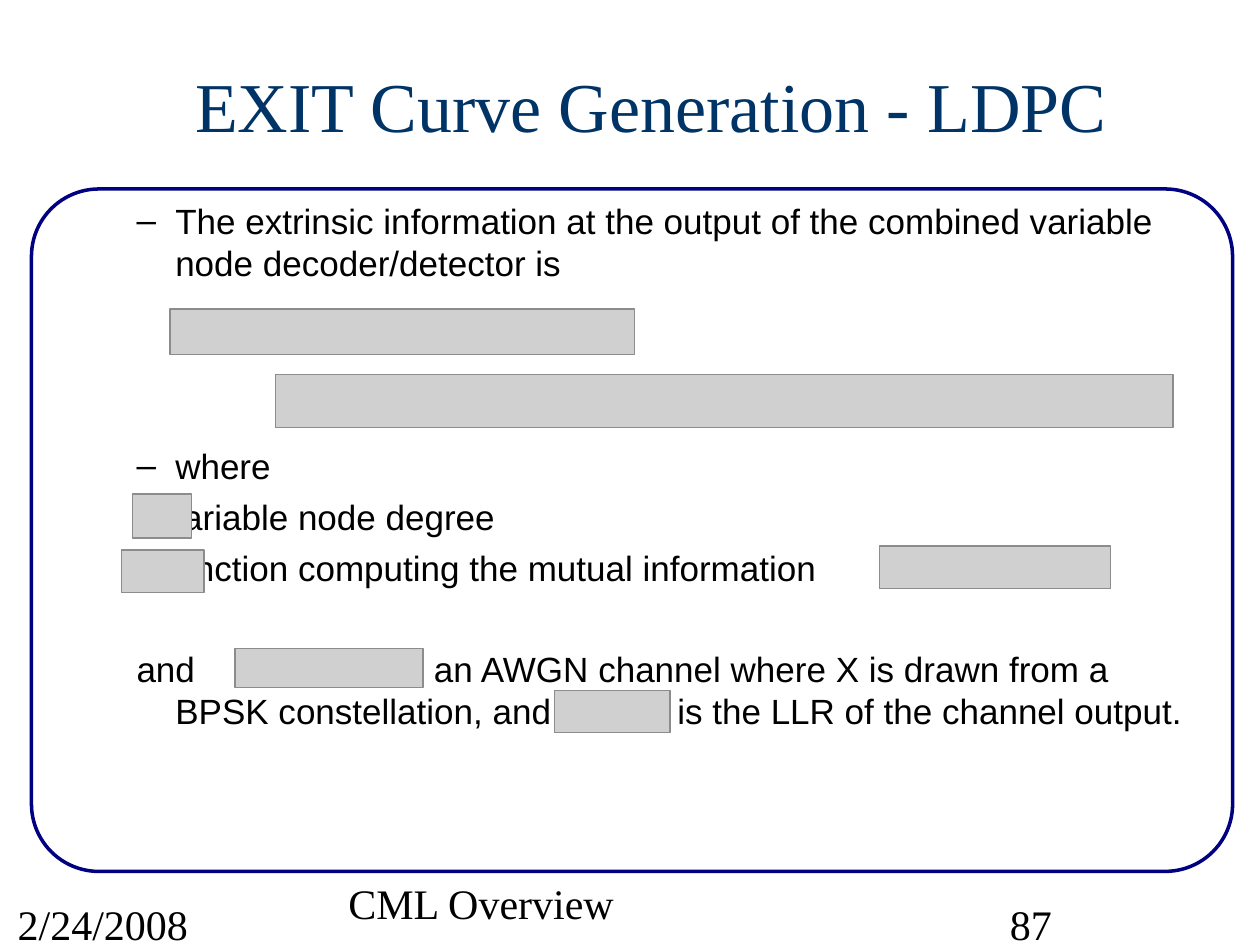
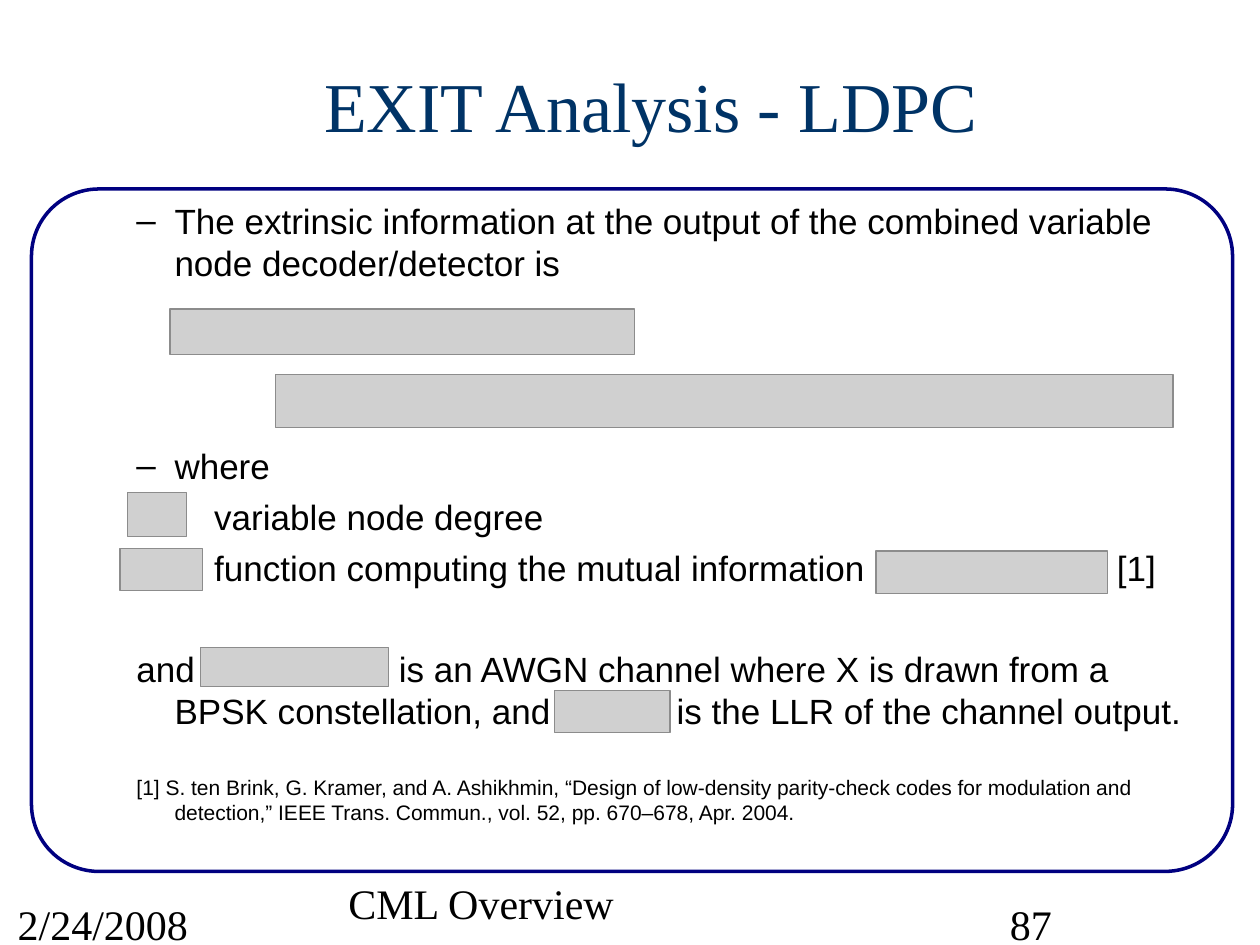
Before and after one commit to wvu-wcrl/PCS, a slide deck: slide 87 of pcs/projects/cml/doc/src/CMLoverview.ppt. Drawn at 1260x945 pixels with LibreOffice and Linux fonts; fonts in the diff are those of the drawing; grey boxes stand for pictures. Boxes give left, top, right and bottom in pixels: in the first picture for what was removed or moved away, otherwise in the second. Text is boxed around its words. In the diff, an @@ line names an element or a change of style, - is before the commit and + after.

Commit message:
Added EXIT tutorial to CML overview slides.

```diff
--- a/pcs/projects/cml/doc/src/CMLoverview.ppt
+++ b/pcs/projects/cml/doc/src/CMLoverview.ppt
@@ title at box(324, 83, 977, 146): text changed @@
-EXIT Curve Generation - LDPC
+EXIT Analysis - LDPC
@@ text at box(136, 208, 1181, 731): indent changed @@
@@ picture: place and size @@
-picture at box(132, 494, 192, 538)
+picture at box(127, 493, 186, 537)
@@ text at box(214, 555, 1156, 587): text changed @@
-  function computing the mutual information
+  function computing the mutual information [1]
@@ picture: place and size @@
-picture at box(879, 546, 1111, 588)
+picture at box(876, 551, 1108, 593)
@@ picture: place and size @@
-picture at box(234, 649, 422, 688)
+picture at box(200, 648, 388, 687)
@@ text at box(136, 779, 1131, 824): paragraph added @@
+  [1] S. ten Brink, G. Kramer, and A. Ashikhmin, “Design of low-density parity-check codes for modulation and detection,” IEEE Trans. Commun., vol. 52, pp. 670–678, Apr. 2004.
```
Also in this commit, not shown: 86 other slides changed, 3 slides added, 1 slide removed, 1 other file.
